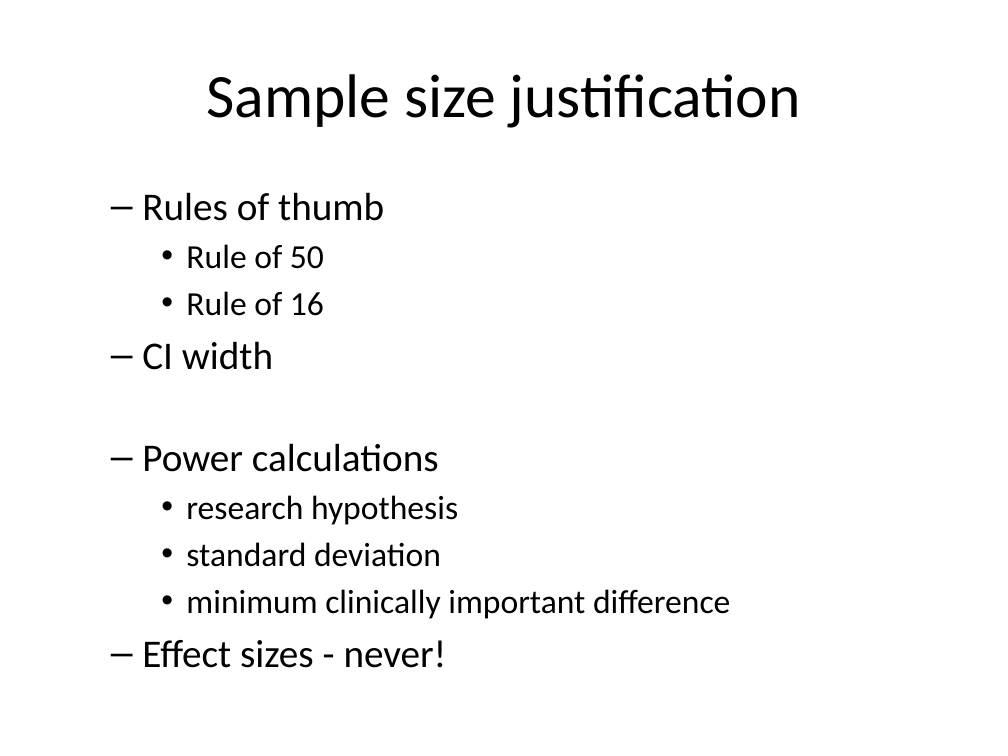
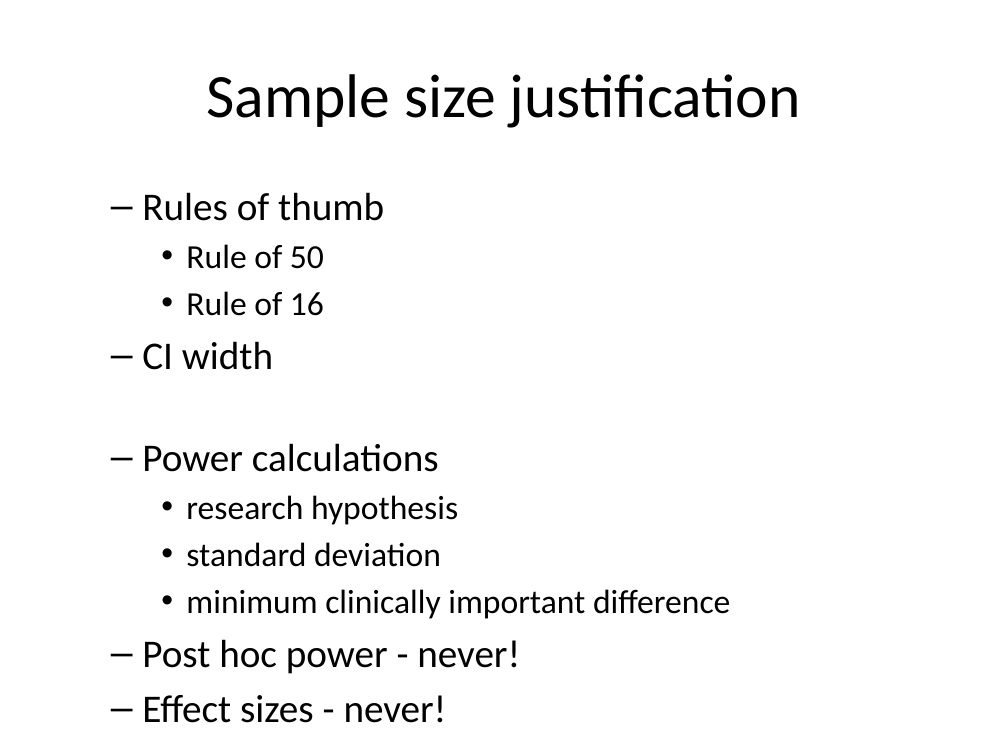
Before and after one commit to classes-medb/5510, a slide deck: slide 41 of src/video-12-hypothesis-testing.pptx. Drawn at 1008x756 pixels with LibreOffice and Linux fonts; fonts in the diff are those of the drawing. Boxes give left, top, right and bottom in pixels: in the first picture for what was removed or moved away, otherwise in the second. Text is boxed around its words. In the diff, an @@ line names an element or a change of style, - is before the commit and + after.

```diff
--- a/src/video-12-hypothesis-testing.pptx
+++ b/src/video-12-hypothesis-testing.pptx
@@ text at [142, 639, 520, 674]: paragraph added @@
+  – Post hoc power - never!
```
Also in this commit, not shown: 2 other slides changed, 50 slides removed, 1 other file.
